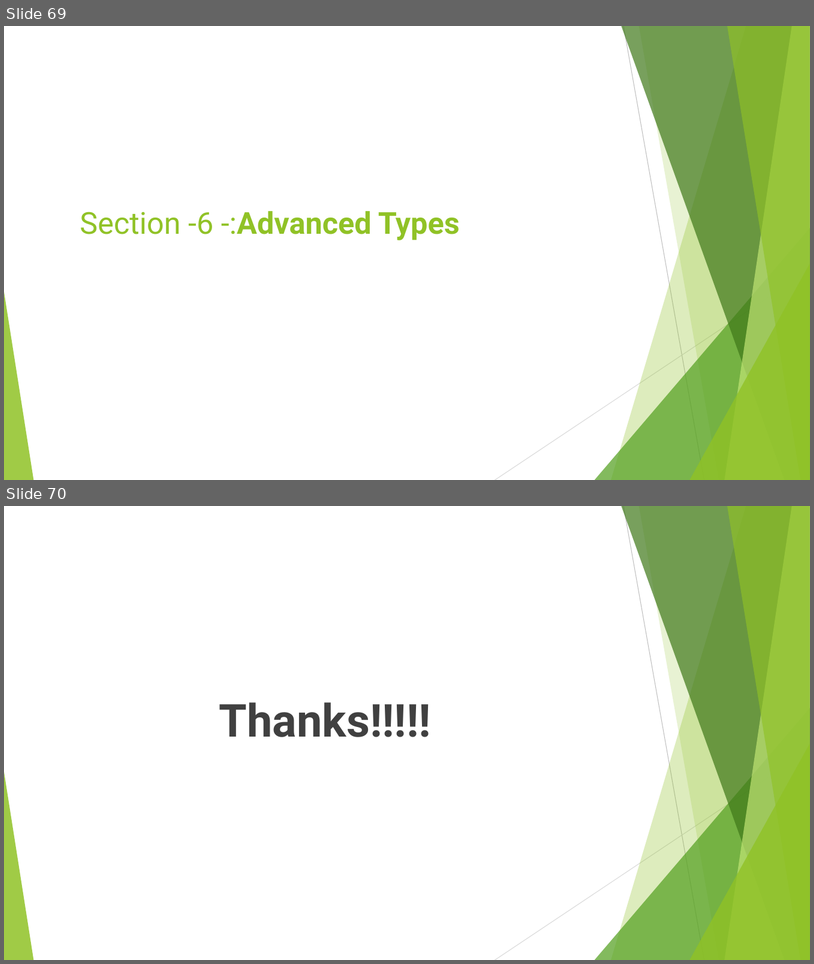
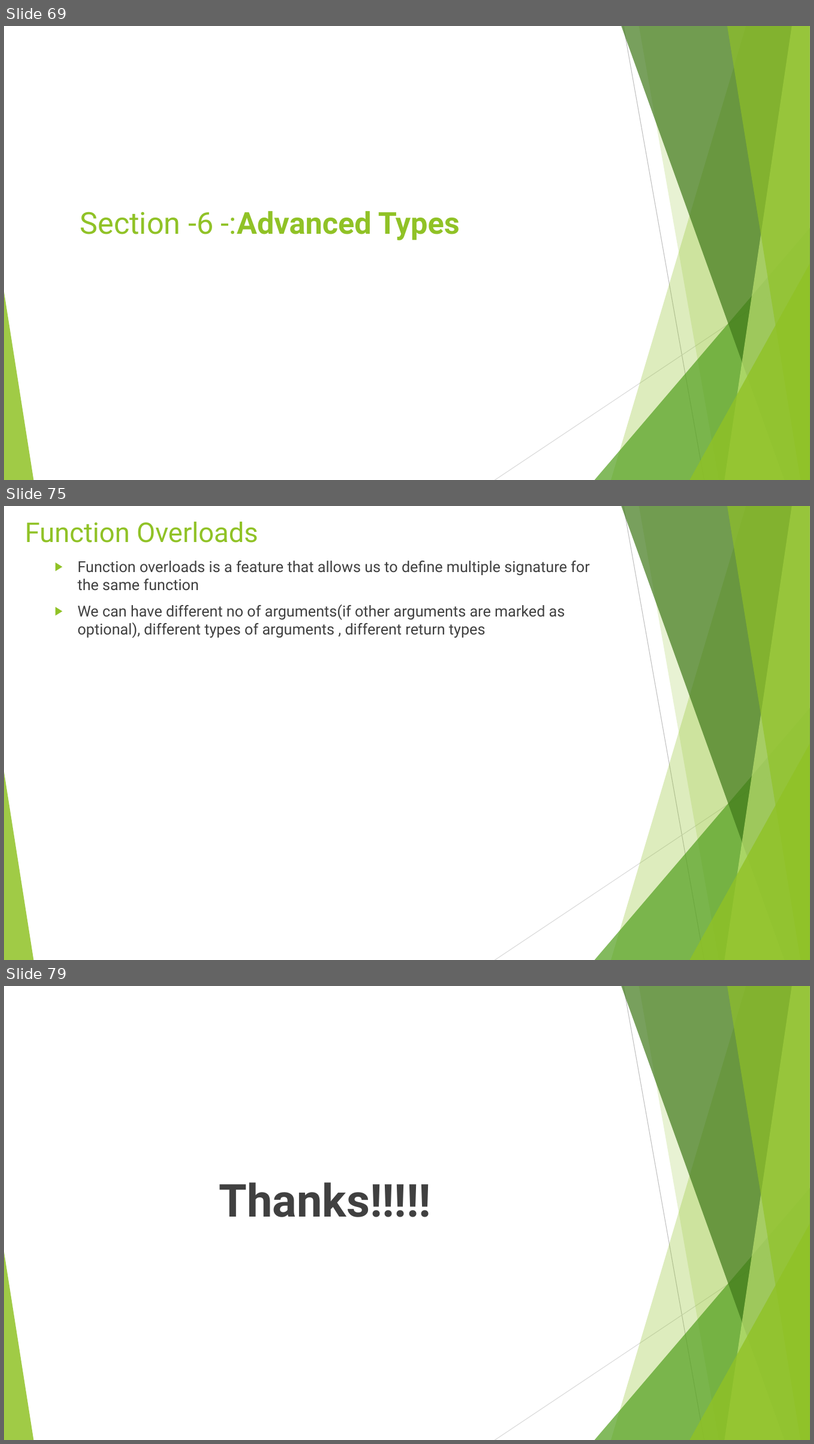
Before and after one commit to rudhrainfogain/TypeScript, a slide deck: PPT/TypeScriptv6.pptx. Shown one above the other, each under a label of ours: slides 69 and 70 before the commit, slides 69, 75 and 79 after it; the slides between them are not shown. The pictures are 814x964 and 814x1444 pixels, drawn with LibreOffice and Linux fonts; fonts in the diff are those of the drawing. Boxes give left, top, right and bottom in pixels: in the first picture for what was removed or moved away, otherwise in the second. Text is boxed around its words. In the diff, an @@ line names an element or a change of style, - is before the commit and + after.

Commit message:
AdvancedTypes Complete Code

```diff
--- a/PPT/TypeScriptv6.pptx
+++ b/PPT/TypeScriptv6.pptx
@@ slide 75 added at box(4, 506, 810, 960), background #FFFFFF; not listed: 10 template elements that a slide beside it also shows @@
@@ title added at box(25, 522, 258, 543), 32.4 pt, text #90C226 @@
+Function Overloads
@@ text added at box(78, 561, 590, 638), 18 pt, text #404040 @@
+▶ Function overloads is a feature that allows us to define multiple signature for the same function
+▶ We can have different no of arguments(if other arguments are marked as optional), different types of arguments , different return types
@@ what was slide 70 is now slide 79 @@
```
Also in this commit, not shown: 8 other slides added, 3 other files.
